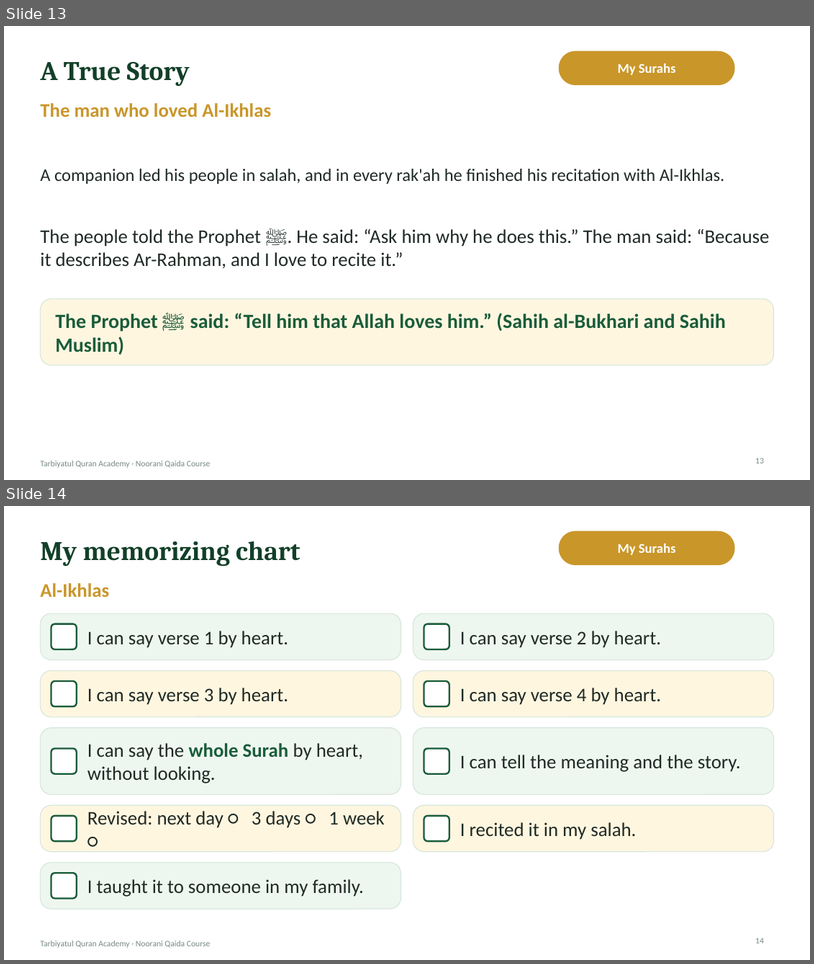
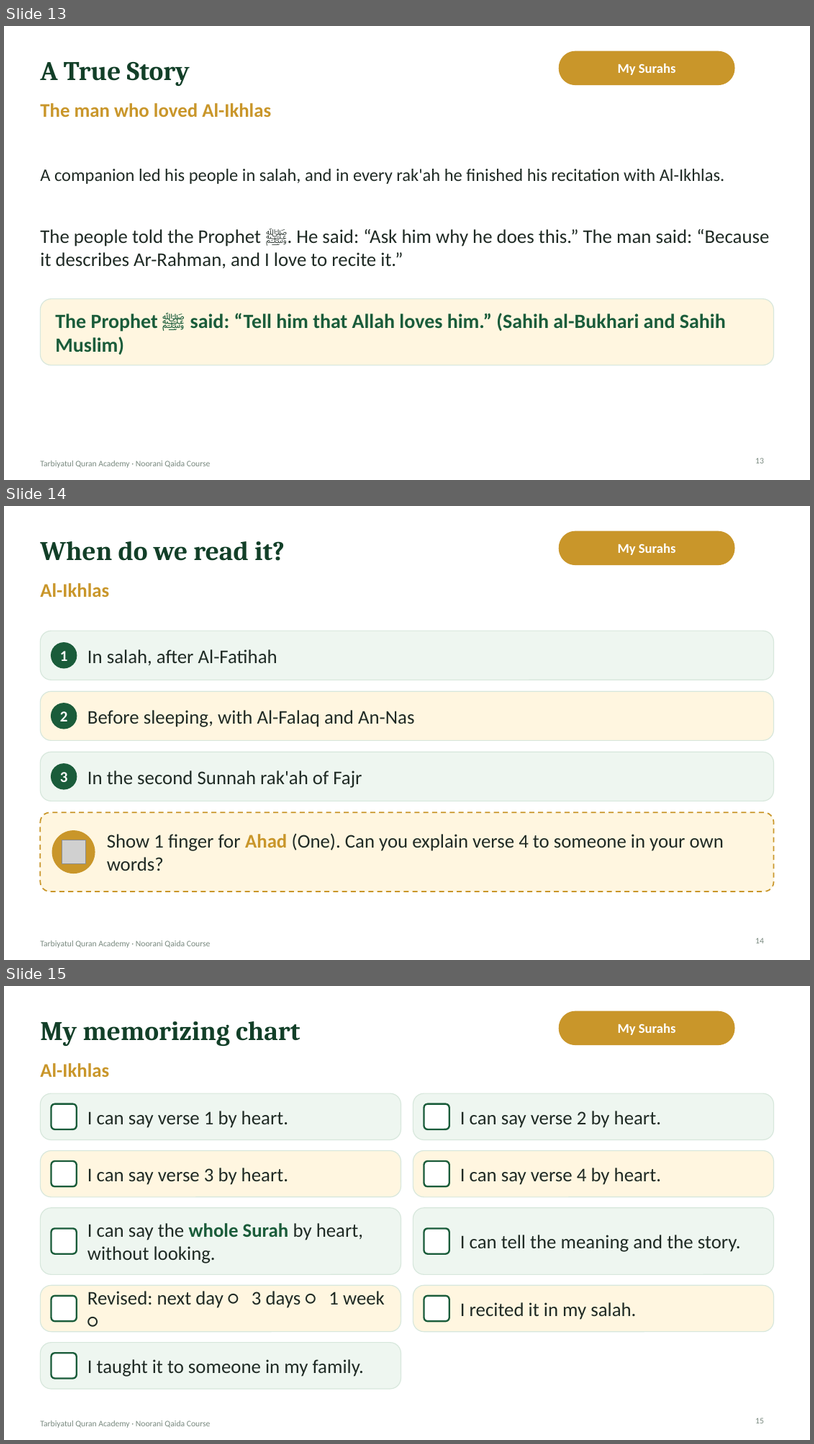
Before and after one commit to ibnhosain/TQA-Management-System, a slide deck: backend/core/deck_seed/noorani-qaida-lecture-04.pptx. Shown one above the other, each under a label of ours: slides 13 and 14 before the commit, slides 13, 14 and 15 after it. The pictures are 814x964 and 814x1444 pixels, drawn with LibreOffice and Linux fonts; fonts in the diff are those of the drawing; grey boxes stand for pictures; background and template pictures are left out. Boxes give left, top, right and bottom in pixels: in the first picture for what was removed or moved away, otherwise in the second. Text is boxed around its words. In the diff, an @@ line names an element or a change of style, - is before the commit and + after.

```diff
--- a/backend/core/deck_seed/noorani-qaida-lecture-04.pptx
+++ b/backend/core/deck_seed/noorani-qaida-lecture-04.pptx
@@ slide 14 added at box(4, 506, 810, 960), background #FFFFFF; not listed: 1 template element that a slide beside it also shows @@
@@ title added at box(40, 541, 285, 561), 32 pt, text #123F28, bold @@
+When do we read it?
@@ rounded rectangle added at box(559, 531, 735, 565), fill #C9962A, outline #C9962A 1 pt @@
@@ text added at box(618, 543, 676, 555), 16 pt, text #FFFFFF, bold @@
+My Surahs
@@ text added at box(40, 583, 109, 597), 23 pt, text #C9962A, bold @@
+Al-Ikhlas
@@ rounded rectangle added at box(40, 631, 774, 680), fill #EEF6F0, outline #D7E7DC 1 pt @@
@@ ellipse added at box(52, 643, 77, 668), fill #1A5C3A, outline #1A5C3A 1 pt @@
@@ text added at box(60, 651, 68, 661), 18 pt, text #FFFFFF, bold @@
+1
@@ text added at box(88, 649, 278, 665), 23 pt, text #1F2A24 @@
+In salah, after Al-Fatihah
@@ rounded rectangle added at box(40, 691, 774, 740), fill #FFF6E0, outline #D7E7DC 1 pt @@
@@ ellipse added at box(52, 703, 77, 728), fill #1A5C3A, outline #1A5C3A 1 pt @@
@@ text added at box(60, 711, 68, 721), 18 pt, text #FFFFFF, bold @@
+2
@@ text added at box(88, 710, 414, 727), 23 pt, text #1F2A24 @@
+Before sleeping, with Al-Falaq and An-Nas
@@ rounded rectangle added at box(40, 752, 774, 800), fill #EEF6F0, outline #D7E7DC 1 pt @@
@@ ellipse added at box(52, 764, 77, 789), fill #1A5C3A, outline #1A5C3A 1 pt @@
@@ text added at box(60, 772, 68, 782), 18 pt, text #FFFFFF, bold @@
+3
@@ text added at box(88, 770, 362, 788), 23 pt, text #1F2A24 @@
+In the second Sunnah rak'ah of Fajr
@@ rounded rectangle added at box(40, 812, 774, 890), fill #FFF6E0, outline #C9962A 1.5 pt dashed @@
@@ ellipse added at box(52, 831, 95, 873), fill #C9962A, outline #C9962A 1 pt @@
@@ picture added at box(62, 840, 85, 864) @@
@@ text added at box(107, 833, 724, 870), 23 pt, text #1F2A24 @@
+Show 1 finger for Ahad (One). Can you explain verse 4 to someone in your own words?
@@ page number added at box(756, 937, 764, 943), 10 pt, text #7A8A80 @@
+14
@@ what was slide 14 is now slide 15 @@
@@ page number at box(756, 1417, 764, 1423): text changed @@
-14
+15
```
Also in this commit, not shown: 1 other slide added, 43 other files.
